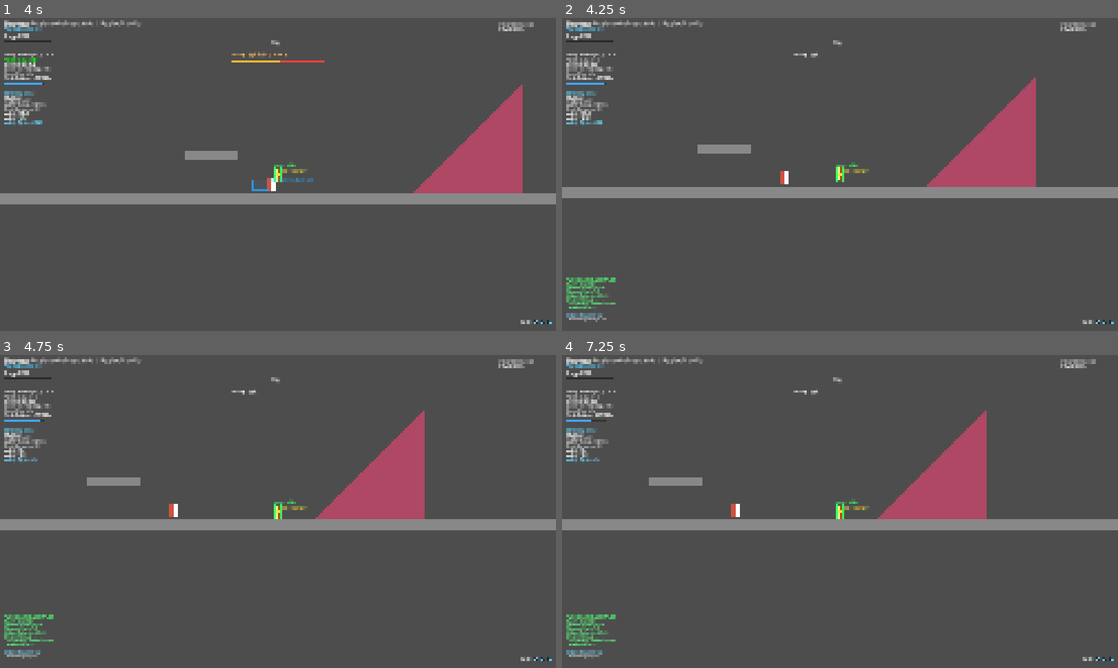
Above: before the commit, frames 1-4 (two rows, left to right).
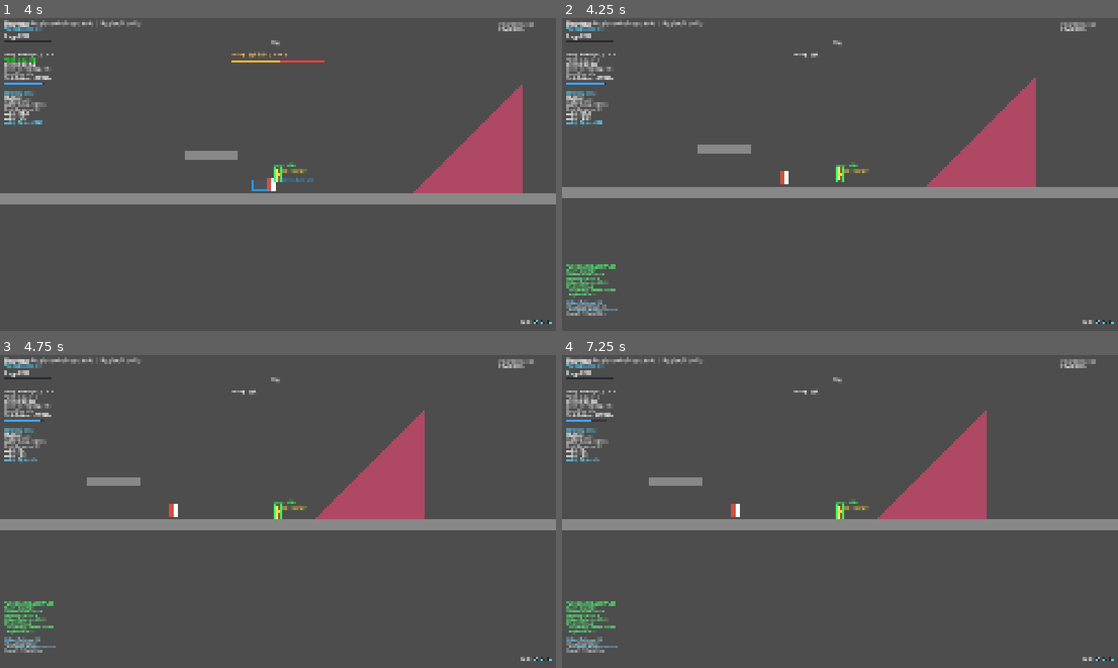
Above: after the commit, the same moments.

Repository: Guo3020/CombatLab
Game: Godot game, scene res://02_scenes/01_arena/main.tscn
The game is run twice, just before and just after one commit, with the same random seed, the same clock (stepped at 60 frames per second) and the same inputs.
Inputs (mouse positions are in pixels of both pictures, inside the frame that each line leads up to):
- Up to frame 1 (4 s): tap Enter at 0.5 s; move the mouse to (400, 158) at 0.52 s; hold D (move_right) 0.53-1.25 s; hold Right mouse button (dodge) 0.53-1.25 s; click (400, 158) at 0.67 s; tap Up (jump) at 0.77, 3.77 s; drag from (166, 190) to (405, 174) at 1.27 s; move the mouse to (333, 105) at 2.02 s; hold A (move_left) 2.03-2.75 s; tap Delete at 2.1 s; drag from (250, 237) to (111, 127) at 2.77 s; move the mouse to (444, 221) at 3.52 s; hold D (move_right) from 3.53 s (still down); hold Right mouse button (dodge) from 3.53 s (still down)
- Up to frame 2 (4.25 s): keep holding D (move_right); keep holding Right mouse button (dodge); tap M (debug_player_die) at 4.15 s
- Up to frame 3 (4.75 s): release D (move_right) at 4.25 s; release Right mouse button (dodge) at 4.25 s; drag from (111, 464) to (194, 433) at 4.27 s
- Up to frame 4 (7.25 s): tap Space at 5, 6.5 s; move the mouse to (867, 511) at 5.02 s; hold D (move_right) 5.03-5.75 s; tap Delete at 5.1 s; click (867, 511) at 5.17 s; tap N (debug_player_massive_damage) at 5.65 s; tap Enter at 5.75 s; drag from (756, 433) to (728, 527) at 5.77 s; move the mouse to (962, 495) at 6.52 s; hold A (move_left) from 6.53 s (still down); hold Right mouse button (dodge) from 6.53 s (still down); tap Up (jump) at 6.77 s

Frame 1 is identical in both runs. In frame 2, 1.0% of the frame differs, in the area x 0-10%, y 78-98%; in frame 3, 1.0%; in frame 4, 1.0%.

Commit message:
Show death movement state in debug overlay

Diff:
--- a/03_scripts/04_debug/combat_debug_overlay.gd
+++ b/03_scripts/04_debug/combat_debug_overlay.gd
@@ -671,7 +671,7 @@
 	)
 
 	var all_clear: bool = bool(debug_data.get("all_clear", false))
-	var info_position := Vector2(20.0, size.y - 230.0)
+	var info_position := Vector2(20.0, size.y - 290.0)
 	var line_height: float = 18.0
 	var font := ThemeDB.fallback_font
 
@@ -787,6 +787,29 @@
 		Color(0.8, 0.8, 0.8)
 	)
 
+	var death_movement: Dictionary = debug_data.get("death_movement", {})
+	draw_string(
+		font,
+		info_position + Vector2(0.0, line_height * 11.0),
+		"Death Movement: %s" % str(death_movement.get("mode", "NONE")),
+		HORIZONTAL_ALIGNMENT_LEFT,
+		-1,
+		13,
+		Color(0.5, 0.85, 1.0)
+	)
+	draw_string(
+		font,
+		info_position + Vector2(0.0, line_height * 12.0),
+		"Bounce: %d / 1 | Settled: %s" % [
+			int(death_movement.get("bounce_count", 0)),
+			str(bool(death_movement.get("settled", false)))
+		],
+		HORIZONTAL_ALIGNMENT_LEFT,
+		-1,
+		13,
+		Color(0.8, 0.8, 0.8)
+	)
+
 
 # ==================================================
 # Movement Debug
